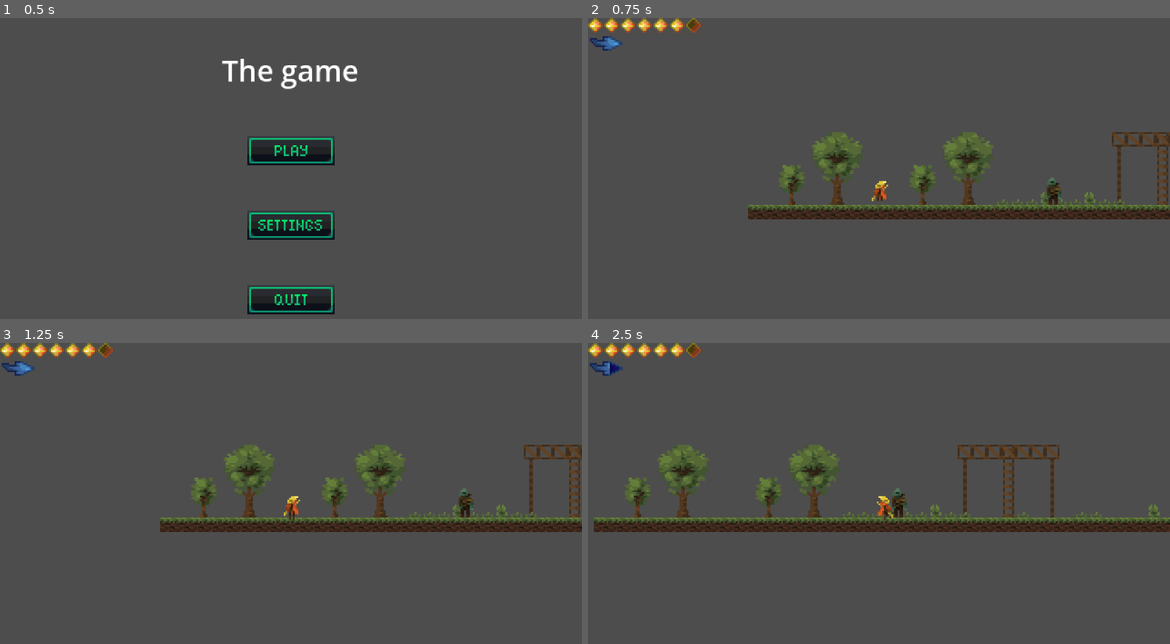
Above: before the commit, frames 1-4 (two rows, left to right).
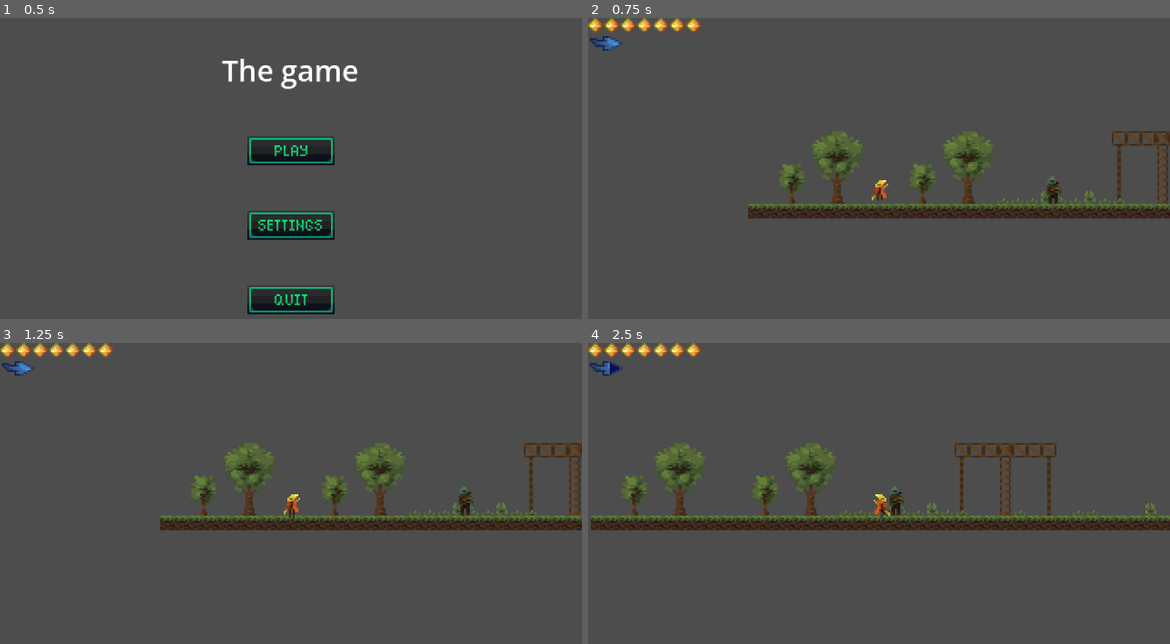
Above: after the commit, the same moments.

Repository: akent24/melonjam
Game: Godot game, scene res://scenes/control.tscn
Same seed, same stepped clock (60 frames per second), same inputs: the game is played once before the commit and once after it.
Inputs (mouse positions are in pixels of both pictures, inside the frame that each line leads up to):
- Up to frame 1 (0.5 s): no input
- Up to frame 2 (0.75 s): click (879, 150) at 0.5 s
- Up to frame 3 (1.25 s): no input
- Up to frame 4 (2.5 s): tap Enter (ui_accept) at 1.25, 1.52, 2.27 s; move the mouse to (1007, 490) at 1.27 s; hold D (move_right) from 1.28 s (still down); tap Shift (dash) at 1.35, 2.3 s; move the mouse to (762, 523) at 2.02 s; click (762, 523) at 2.1 s

Frame 1 is identical in both runs. In frame 2, 1.4% of the frame differs, in the area x 17-100%, y 0-67%; in frame 3, 3.1%; in frame 4, 5.7%, in the area x 0-100%, y 0-63%.

Commit message:
Player "Player" Group added

Diff:
--- a/scenes/level.tscn
+++ b/scenes/level.tscn
@@ -92,8 +92,6 @@
 tile_size = Vector2i(8, 8)
 sources/0 = SubResource("TileSetAtlasSource_w8frs")
 
-[sub_resource type="RectangleShape2D" id="RectangleShape2D_fxol8"]
-
 [node name="level" type="Node2D" unique_id=1709560737 node_paths=PackedStringArray("player_node")]
 script = ExtResource("1_mx8sn")
 player_node = NodePath("CharacterBody2D")
@@ -117,11 +115,3 @@
 position = Vector2(-56, 128)
 
 [node name="UI" parent="." unique_id=1818658930 instance=ExtResource("3_w8frs")]
-
-[node name="Area2D" type="Area2D" parent="." unique_id=651429370]
-position = Vector2(100, 135)
-
-[node name="CollisionShape2D" type="CollisionShape2D" parent="Area2D" unique_id=132268923]
-shape = SubResource("RectangleShape2D_fxol8")
-
-[connection signal="body_entered" from="Area2D" to="." method="_on_area_2d_body_entered"]
--- a/scenes/main_hero.tscn
+++ b/scenes/main_hero.tscn
@@ -218,7 +218,7 @@
 "speed": 5.0
 }]
 
-[node name="CharacterBody2D" type="CharacterBody2D" unique_id=65108906]
+[node name="CharacterBody2D" type="CharacterBody2D" unique_id=65108906 groups=["player"]]
 script = ExtResource("1_5ryay")
 
 [node name="Area2D" type="Area2D" parent="." unique_id=1075785764]
@@ -243,7 +243,7 @@
 
 [node name="AnimatedSprite2D" type="AnimatedSprite2D" parent="." unique_id=881094301]
 sprite_frames = SubResource("SpriteFrames_5ryay")
-animation = &"dash"
+animation = &"idle"
 
 [node name="Camera2D" type="Camera2D" parent="." unique_id=646755071]
 offset = Vector2(-0.01, 1.995)
@@ -254,10 +254,10 @@
 rotation_smoothing_speed = 1.0
 drag_horizontal_enabled = true
 drag_vertical_enabled = true
-drag_left_margin = 0.01
-drag_top_margin = 0.01
-drag_right_margin = 0.01
-drag_bottom_margin = 0.01
+drag_left_margin = 0.0
+drag_top_margin = 0.0
+drag_right_margin = 0.0
+drag_bottom_margin = 0.0
 editor_draw_drag_margin = true
 
 [connection signal="animation_finished" from="Area2D/AnimatedSprite2D" to="." method="_on_animated_sprite_2d_animation_finished"]
--- a/scripts/level.gd
+++ b/scripts/level.gd
@@ -5,8 +5,3 @@
 		get_tree().change_scene_to_file("res://scenes/control.tscn")
 func _process(float) -> void:
 	restart()
-
-
-func _on_area_2d_body_entered(body: Node2D) -> void:
-	if player_node:
-		player_node.get_damage(1)
--- a/scripts/main_hero.gd
+++ b/scripts/main_hero.gd
@@ -84,3 +84,7 @@
 			await get_tree().create_timer(0.02).timeout
 			heart.frame = 2
 	death()
+
+
+func _on_area_2d_body_entered(body: Node2D) -> void:
+	pass # Replace with function body.
